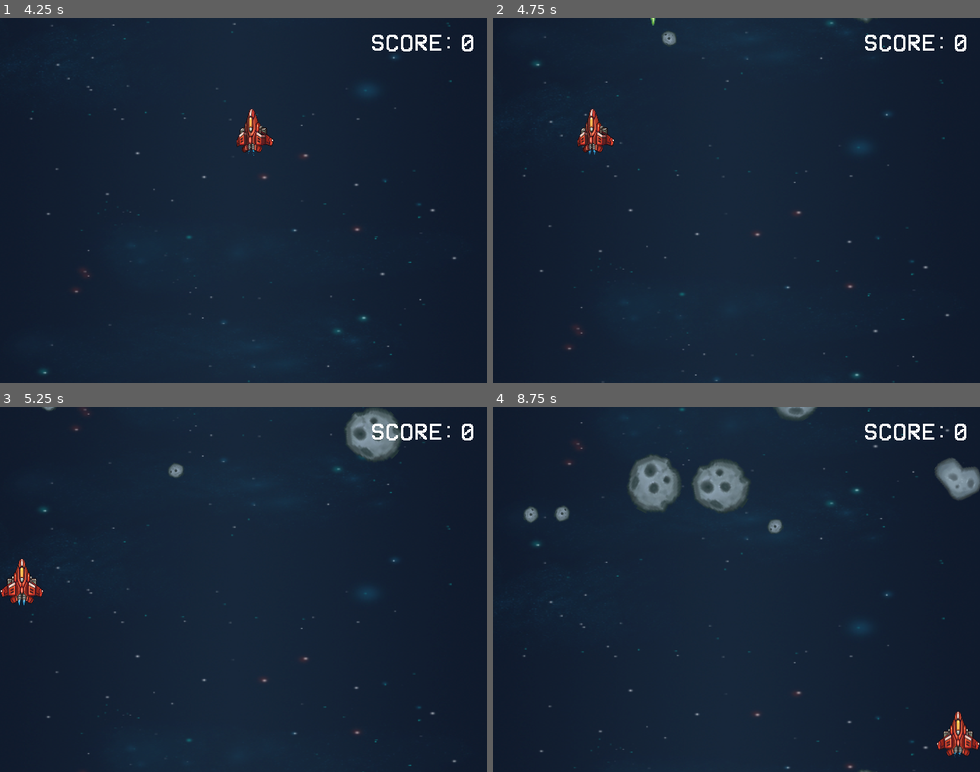
Above: before the commit, frames 1-4 (two rows, left to right).
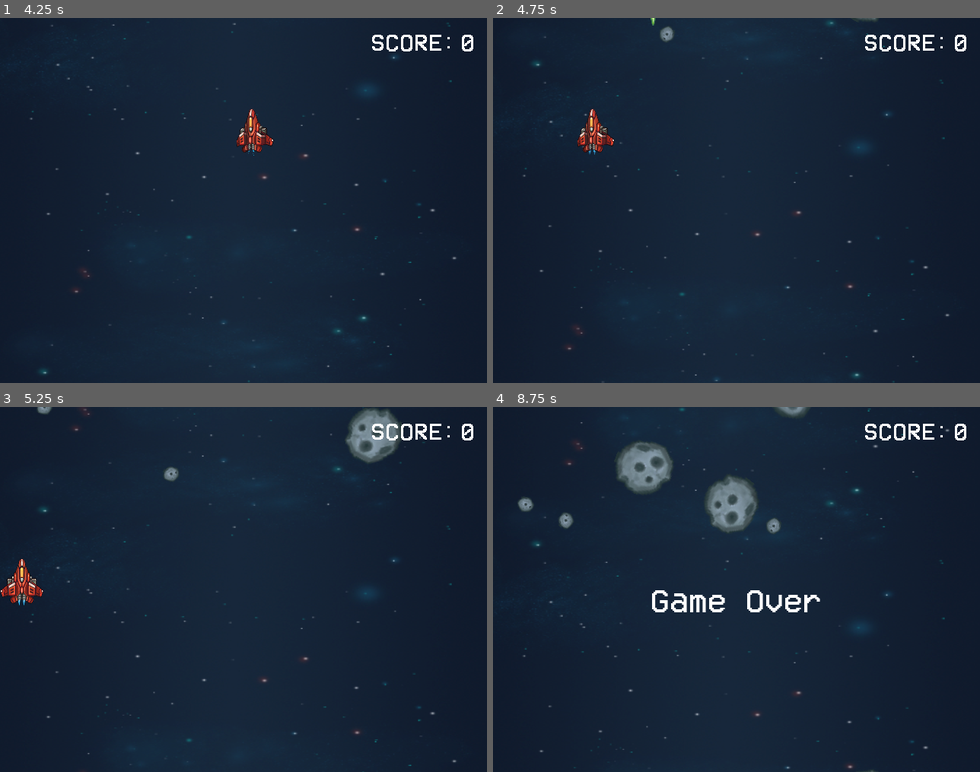
Above: after the commit, the same moments.

Repository: GArmane/vaporspace
Game: Godot game, scene res://src/scenes/main/Main.tscn
Same seed, same stepped clock (60 frames per second), same inputs: the game is played once before the commit and once after it. Sound files missing from this copy of the repository are replaced by a short silence.
Inputs:
- Up to frame 1 (4.25 s): hold Right (ui_right) 0.53-1.28 s; tap Space (ui_select) at 0.77, 1.52, 3.02, 3.77 s; hold Down (ui_down) 1.28-2.03 s; hold Right (ui_right) 2.03-2.78 s; hold Up (ui_up) 2.78-3.53 s; hold Left (ui_left) from 3.53 s (still down)
- Up to frame 2 (4.75 s): keep holding Left (ui_left); tap Space (ui_select) at 4.52 s
- Up to frame 3 (5.25 s): release Left (ui_left) at 5.03 s; hold Down (ui_down) from 5.03 s (still down)
- Up to frame 4 (8.75 s): release Down (ui_down) at 5.78 s; hold Right (ui_right) 5.78-6.53 s; tap Space (ui_select) at 6.02, 6.77, 7.52 s; hold Up (ui_up) 6.53-7.28 s; hold Right (ui_right) 7.28-8.03 s; hold Down (ui_down) from 8.03 s (still down)

Frame 1 is identical in both runs. In frame 2, 0.1% of the frame differs, in the area x 34-79%, y 0-8%; in frame 3, 0.6%; in frame 4, 5.6%, in the area x 5-100%, y 0-100%.

Commit message:
refactor(src/entities): move asteroid initialization to AsteroidBase script

Diff:
--- a/src/entities/controllers/asteroid_spawner/AsteroidSpawner.gd
+++ b/src/entities/controllers/asteroid_spawner/AsteroidSpawner.gd
@@ -35,10 +35,7 @@
 export var wave_count := 10
 
 
-func _ready():
-	rng.randomize()
-
-
+# Private API
 func _choose_random_asteroid() -> RigidBody2D:
 	var index = rng.randi_range(0, len(asteroids) - 1)
 	return asteroids[index].instance()
@@ -48,20 +45,26 @@
 	return Vector2(rand_range(start.x, end.x), rand_range(start.y, end.y))
 
 
-func _set_physics(asteroid: RigidBody2D) -> RigidBody2D:
-	asteroid.position = _rand_vector(position_start, position_end)
-	asteroid.linear_velocity = _rand_vector(
+func _create_asteroid(controller: Object, handler: String) -> RigidBody2D:
+	var asteroid = _choose_random_asteroid()
+
+	# Generate astroid attributes
+	var pos := _rand_vector(position_start, position_end)
+	var lin_velocity := _rand_vector(
 		linear_velocity_start, linear_velocity_end
 	)
-	asteroid.angular_velocity = rand_range(
+	var ang_velocity := rand_range(
 		angular_velocity_start, angular_velocity_end
 	)
-	return asteroid
+
+	return asteroid.initialize(
+		pos, lin_velocity, ang_velocity, controller, handler
+	)
 
 
+# Public API
 func spawn(controller: Object, handler: String):
-	var asteroid = _set_physics(_choose_random_asteroid())
-	asteroid.connect("destroyed", controller, handler)
+	var asteroid = _create_asteroid(controller, handler)
 	get_parent().add_child_below_node(self, asteroid)
 
 
@@ -78,3 +81,8 @@
 
 	spawn_timer.stop()
 	emit_signal("wave_end")
+
+
+# Callbacks
+func _ready():
+	rng.randomize()
--- a/src/entities/obstacles/asteroids/scripts/AsteroidBase.gd
+++ b/src/entities/obstacles/asteroids/scripts/AsteroidBase.gd
@@ -2,7 +2,6 @@
 
 
 signal destroyed(points)
-
 
 
 onready var destroy_sfx: AudioStreamPlayer = $AudioPlayers/DestroySFX
@@ -14,6 +13,24 @@
 
 
 # Public API
+func initialize(
+	pos: Vector2,
+	lin_velocity: Vector2,
+	ang_velocity: float,
+	controller: Object,
+	handler: String
+) -> RigidBody2D:
+	# Set object attributes
+	position = pos
+	linear_velocity = lin_velocity
+	angular_velocity = ang_velocity
+
+	# Connect self with game controller
+	connect("destroyed", controller, handler)
+
+	return self
+
+
 func destroy(points_to_award) -> void:
 	# Hide sprite and disable collision
 	collision_shape.set_deferred("disabled", true)
--- a/src/entities/obstacles/asteroids/scripts/AsteroidMedium.gd
+++ b/src/entities/obstacles/asteroids/scripts/AsteroidMedium.gd
@@ -1,5 +1,6 @@
 extends "res://src/entities/obstacles/asteroids/scripts/AsteroidBase.gd"
 
 
+# Callbacks
 func _init() -> void:
 	points = 15
